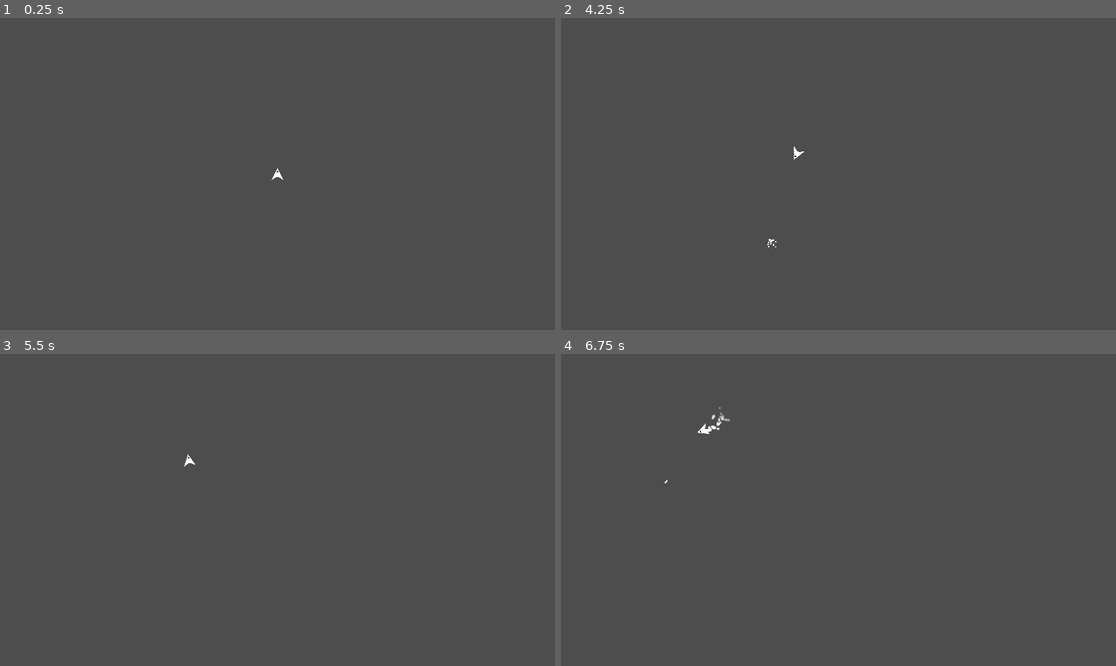
Above: before the commit, frames 1-4 (two rows, left to right).
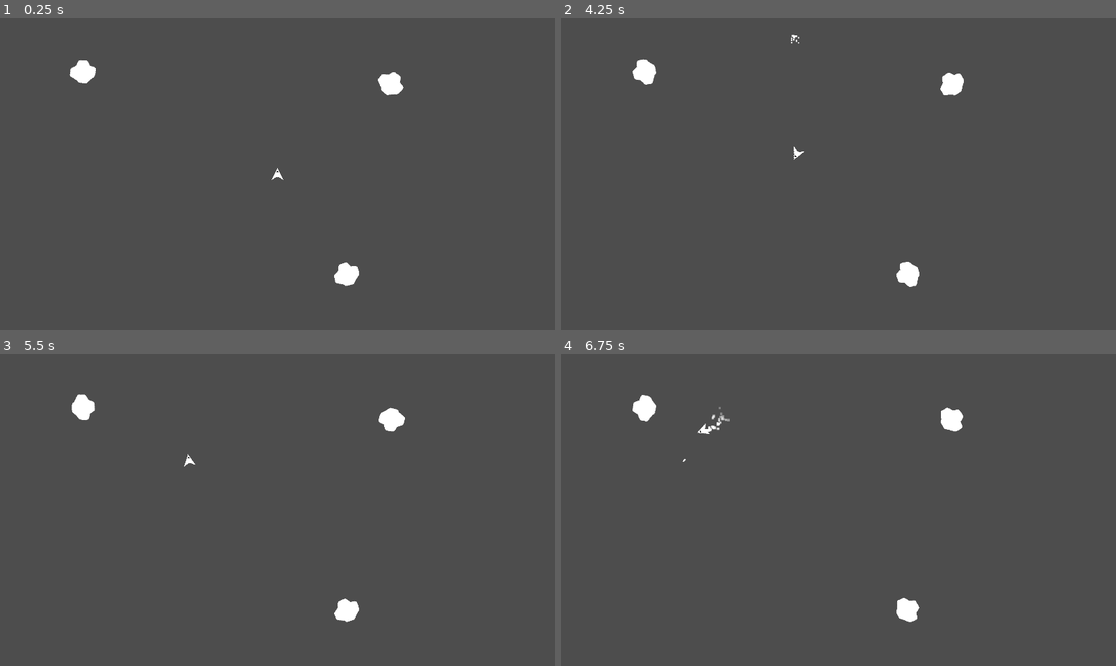
Above: after the commit, the same moments.

Repository: JustinRyanH/1bit_space
Game: Godot game, scene res://scenes/demo.tscn
Same seed, same stepped clock (60 frames per second), same inputs: the game is played once before the commit and once after it.
Inputs (mouse positions are in pixels of both pictures, inside the frame that each line leads up to):
- Up to frame 1 (0.25 s): no input
- Up to frame 2 (4.25 s): tap Enter at 0.5, 2.1 s; move the mouse to (960, 158) at 0.52 s; hold D (Rotate Right) 0.53-1.28 s; tap Space (Fire) at 0.6, 3.6 s; click (960, 158) at 0.67 s; move the mouse to (727, 189) at 1.27 s; hold A (Rotate Left) 1.28-2.03 s; click (727, 189) at 1.35 s; move the mouse to (894, 105) at 2.02 s; hold D (Rotate Right) 2.03-2.78 s; move the mouse to (810, 236) at 2.77 s; hold W (Accelerate) 2.78-3.53 s; tap F at 2.85 s; click (810, 236) at 2.92 s; move the mouse to (1005, 220) at 3.52 s; hold A (Rotate Left) from 3.53 s (still down)
- Up to frame 3 (5.5 s): keep holding A (Rotate Left); move the mouse to (111, 463) at 4.27 s; click (111, 463) at 4.35 s; move the mouse to (305, 510) at 5.02 s; tap Enter at 5.1 s; click (305, 510) at 5.17 s
- Up to frame 4 (6.75 s): move the mouse to (755, 432) at 5.77 s; release A (Rotate Left) at 5.78 s; hold D (Rotate Right) 5.78-6.53 s; tap F at 5.85 s; move the mouse to (960, 494) at 6.52 s; hold W (Accelerate) from 6.53 s (still down); tap Space (Fire) at 6.6 s

The runs differ from the first frame. In frame 1, 0.7% of the frame differs, in the area x 12-73%, y 13-86%; in frame 2, 0.8%, in the area x 12-73%, y 5-87%; in frame 3, 0.7%; in frame 4, 0.8%.

Commit message:
spawn direcitonal explosion when projectile hits something

Diff:
--- a/scenes/demo.tscn
+++ b/scenes/demo.tscn
@@ -27,6 +27,16 @@
 asteroid_spawn_bus = ExtResource("4_68duc")
 spawn_scene = ExtResource("3_106lf")
 
+[node name="LargeAsteroid" parent="AsteroidManager" instance=ExtResource("3_106lf")]
+position = Vector2(288, 416)
+
+[node name="LargeAsteroid2" parent="AsteroidManager" instance=ExtResource("3_106lf")]
+position = Vector2(-806, -425)
+
+[node name="LargeAsteroid3" parent="AsteroidManager" instance=ExtResource("3_106lf")]
+position = Vector2(472, -375)
+rotation = 1.65725
+
 [node name="ShipManager" type="Node2D" parent="."]
 
 [node name="Ship" parent="ShipManager" instance=ExtResource("6_ig8hl")]
--- a/scenes/projectiles/projectile.gd
+++ b/scenes/projectiles/projectile.gd
@@ -6,6 +6,7 @@
 @export var velocity: Vector2 = Vector2.ZERO
 
 @export var timed_death_particles: PackedScene
+@export var hit_death_particles: PackedScene
 
 @onready var hitbox := $Hitbox as Hitbox
 @onready var hurtbox := $Hurtbox as Hurtbox
@@ -28,10 +29,17 @@
 	ignore_targets.append(target)
 
 func take_damage(_damage: int) -> void:
+	var death_vfx := hit_death_particles.instantiate() as Node2D
+	if death_vfx:
+		death_vfx.global_position = global_position
+		var new_rotation = global_rotation + PI
+		death_vfx.global_rotation = new_rotation
+		vfx_bus.spawn_particle_gpu.emit(death_vfx)
+
 	queue_free()
 
 func _on_projectile_life_timer_timeout() -> void:
-	var death_vfx := timed_death_particles.instantiate() as GPUParticles2D
+	var death_vfx := timed_death_particles.instantiate() as Node2D
 	if death_vfx:
 		death_vfx.global_position = global_position
 		vfx_bus.spawn_particle_gpu.emit(death_vfx)
--- a/scenes/projectiles/simple_projectile.tscn
+++ b/scenes/projectiles/simple_projectile.tscn
@@ -1,14 +1,15 @@
-[gd_scene load_steps=11 format=3 uid="uid://dgfmnioihpgfe"]
+[gd_scene load_steps=12 format=3 uid="uid://dgfmnioihpgfe"]
 
 [ext_resource type="PackedScene" uid="uid://bykf5c1hextgk" path="res://scenes/projectiles/base_projectile.tscn" id="1_yjgrx"]
 [ext_resource type="Resource" uid="uid://c4ow5hitd1jhk" path="res://resources/main_vfx_bus.tres" id="2_ctwbc"]
 [ext_resource type="Script" path="res://scenes/projectiles/projectile_stats.gd" id="2_yma2x"]
 [ext_resource type="Texture2D" uid="uid://c078hhpp60me4" path="res://assets/bullet.png" id="3_gbxmr"]
 [ext_resource type="PackedScene" uid="uid://ca0tf0qqr08gq" path="res://vfx/all_direction_explosion.tscn" id="4_jrmuf"]
+[ext_resource type="PackedScene" uid="uid://b60nglgrstxr2" path="res://vfx/directional_explosion.tscn" id="5_8if8f"]
 
 [sub_resource type="Resource" id="Resource_mgtx2"]
 script = ExtResource("2_yma2x")
-speed = 2000.0
+speed = 1000.0
 damage = 1
 
 [sub_resource type="CircleShape2D" id="CircleShape2D_4ukf2"]
@@ -33,6 +34,7 @@
 vfx_bus = ExtResource("2_ctwbc")
 projectile_stats = SubResource("Resource_mgtx2")
 timed_death_particles = ExtResource("4_jrmuf")
+hit_death_particles = ExtResource("5_8if8f")
 
 [node name="Sprite2D" parent="." index="0"]
 texture = ExtResource("3_gbxmr")
--- a/systems/asteroid_manager.gd
+++ b/systems/asteroid_manager.gd
@@ -21,7 +21,7 @@
 func _ready() -> void:
 	asteroid_spawn_bus.spawn_asteroids.connect(spawn_sub_asteroid)
 	asteroid_spawn_bus.completely_destroyed.connect(spawn_new_asteroid)
-	randmize_asteroid_directions()
+	# randmize_asteroid_directions()
 
 func spawn_sub_asteroid(scene: PackedScene, location: Vector2, velocity: Vector2) -> void:
 	var node = scene.instantiate() as Asteroid
@@ -32,7 +32,7 @@
 func spawn_new_asteroid() -> void:
 	var total_children = get_child_count()
 	if total_children >= max_asteroid_count: return
-	var random_side: Side = randi_range(0, 3)
+	var random_side := randi_range(0, 3) as Side
 
 	var new_position = get_random_position_from_direction(random_side)
 	create_a_asteroid(new_position)
--- /dev/null
+++ b/vfx/directional_explosion.tscn
@@ -0,0 +1,46 @@
+[gd_scene load_steps=8 format=3 uid="uid://b60nglgrstxr2"]
+
+[sub_resource type="Curve" id="Curve_g82ca"]
+_data = [Vector2(0, 1), 0.0, 0.0, 0, 0, Vector2(0.68232, 0.835134), -0.742308, -0.742308, 0, 0, Vector2(1, 0), 0.0, 0.0, 0, 0]
+point_count = 3
+
+[sub_resource type="CurveTexture" id="CurveTexture_t6h4y"]
+curve = SubResource("Curve_g82ca")
+
+[sub_resource type="Curve" id="Curve_an8o8"]
+max_value = 100.0
+_data = [Vector2(0, 100), 0.0, 0.0, 0, 0, Vector2(1, 1), -145.423, 0.0, 0, 0]
+point_count = 2
+
+[sub_resource type="CurveTexture" id="CurveTexture_pc6t0"]
+curve = SubResource("Curve_an8o8")
+
+[sub_resource type="Curve" id="Curve_mjf7d"]
+_data = [Vector2(0, 1), 0.0, 0.0, 0, 0, Vector2(0.607735, 0.572569), -1.18863, -1.18863, 0, 0, Vector2(1, 0), 0.0, 0.0, 0, 0]
+point_count = 3
+
+[sub_resource type="CurveTexture" id="CurveTexture_e6eem"]
+curve = SubResource("Curve_mjf7d")
+
+[sub_resource type="ParticleProcessMaterial" id="ParticleProcessMaterial_q41pp"]
+particle_flag_disable_z = true
+direction = Vector3(2.08165e-12, -1, 2.08165e-12)
+spread = 75.0
+initial_velocity_min = 200.0
+initial_velocity_max = 500.0
+gravity = Vector3(2.08165e-12, 2.08165e-12, 2.08165e-12)
+damping_min = 15.0
+damping_max = 15.0
+damping_curve = SubResource("CurveTexture_pc6t0")
+scale_min = 6.0
+scale_max = 8.0
+scale_curve = SubResource("CurveTexture_e6eem")
+alpha_curve = SubResource("CurveTexture_t6h4y")
+
+[node name="DirectionalExplosion" type="GPUParticles2D"]
+emitting = false
+amount = 15
+process_material = SubResource("ParticleProcessMaterial_q41pp")
+lifetime = 0.2
+one_shot = true
+explosiveness = 0.9
